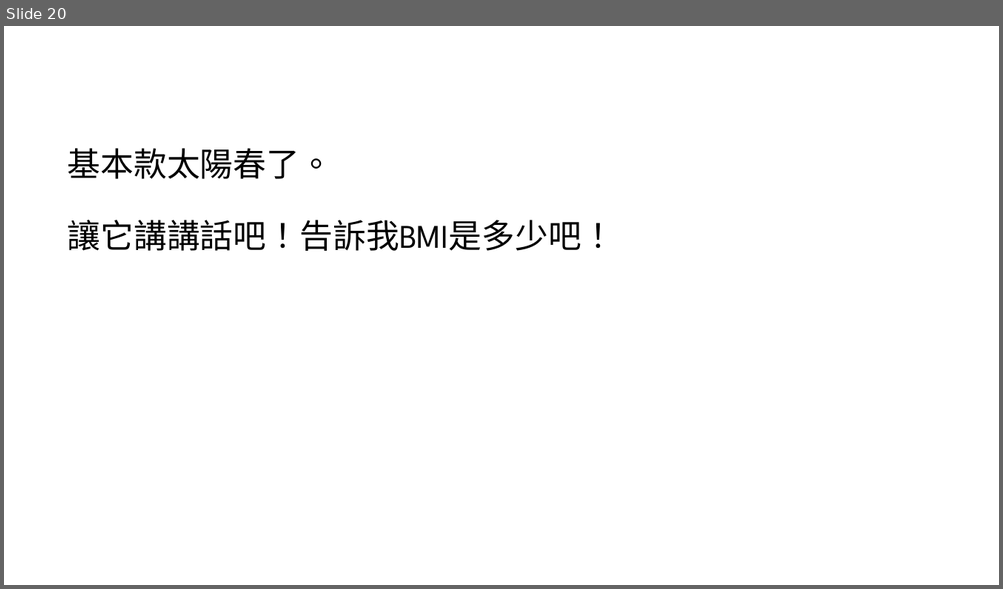
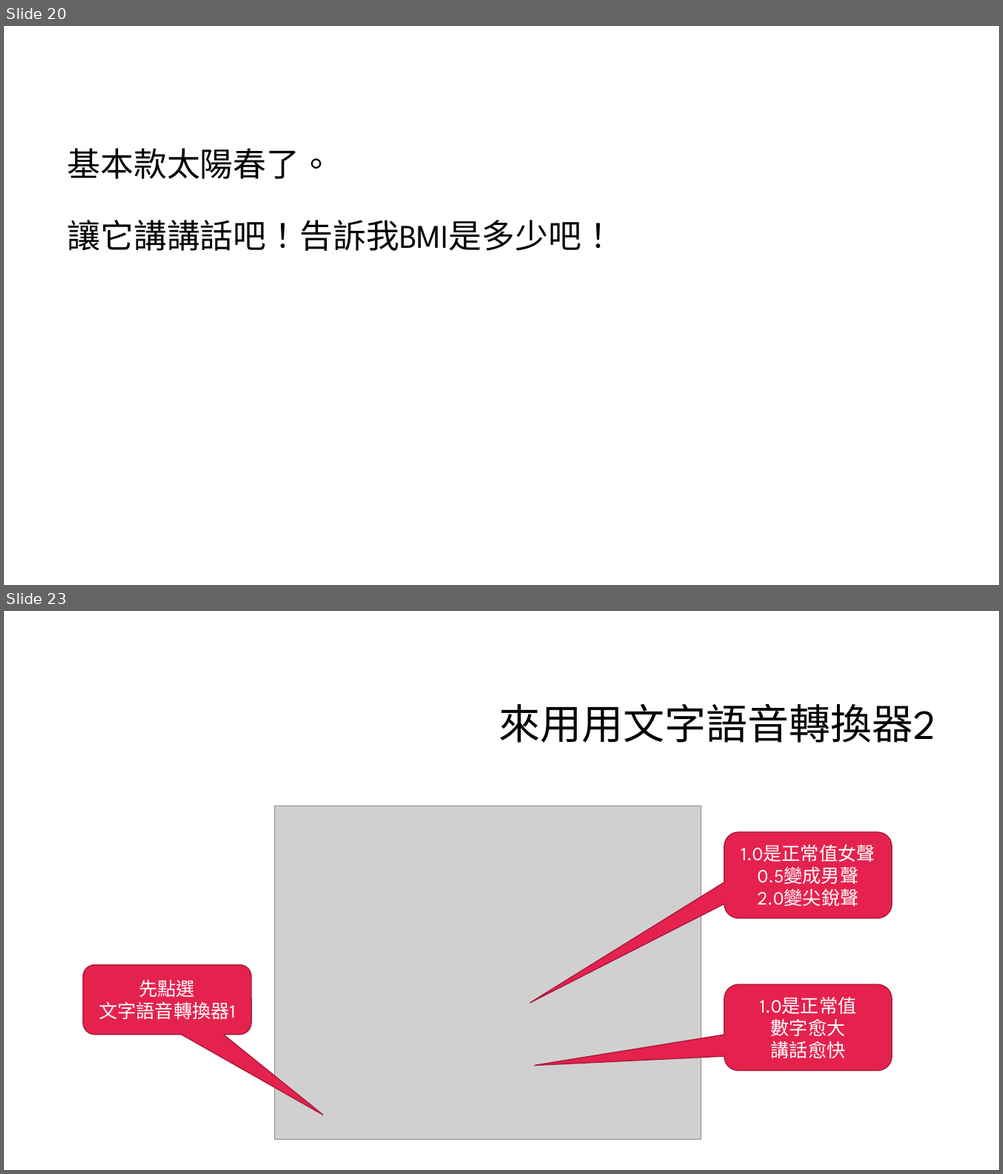
Before and after one commit to liulawsi/My_PPTs, a slide deck: CHING JIAN/AppInventor/03_你的BMI正常嗎.pptx. Shown one above the other, each under a label of ours: slide 20 before the commit, slides 20 and 23 after it; the slides between them are not shown. The pictures are 1003x589 and 1003x1174 pixels, drawn with LibreOffice and Linux fonts; fonts in the diff are those of the drawing; grey boxes stand for pictures; background and template pictures are left out. Boxes give left, top, right and bottom in pixels: in the first picture for what was removed or moved away, otherwise in the second. Text is boxed around its words. In the diff, an @@ line names an element or a change of style, - is before the commit and + after.

```diff
--- a/CHING JIAN/AppInventor/03_你的BMI正常嗎.pptx
+++ b/CHING JIAN/AppInventor/03_你的BMI正常嗎.pptx
@@ slide 23 added at (4,611,999,1170), background #FFFFFF @@
@@ title added at (499,703,936,743), 40 pt, text #000000 @@
+來用用文字語音轉換器2
@@ picture added at (274,806,701,1140) @@
@@ rounded speech box added at (724,832,892,919), fill #E5224E, outline #A9193A 1 pt, 18 pt, text #FFFFFF @@
+1.0是正常值女聲
+0.5變成男聲
+2.0變尖銳聲
@@ rounded speech box added at (83,965,252,1035), fill #E5224E, outline #A9193A 1 pt, 18 pt, text #FFFFFF @@
+先點選
+文字語音轉換器1
@@ rounded speech box added at (724,985,892,1071), fill #E5224E, outline #A9193A 1 pt, 18 pt, text #FFFFFF @@
+1.0是正常值
+數字愈大
+講話愈快
```
Also in this commit, not shown: 2 slides changed, 5 other slides added, 1 slide removed, 9 other files.
